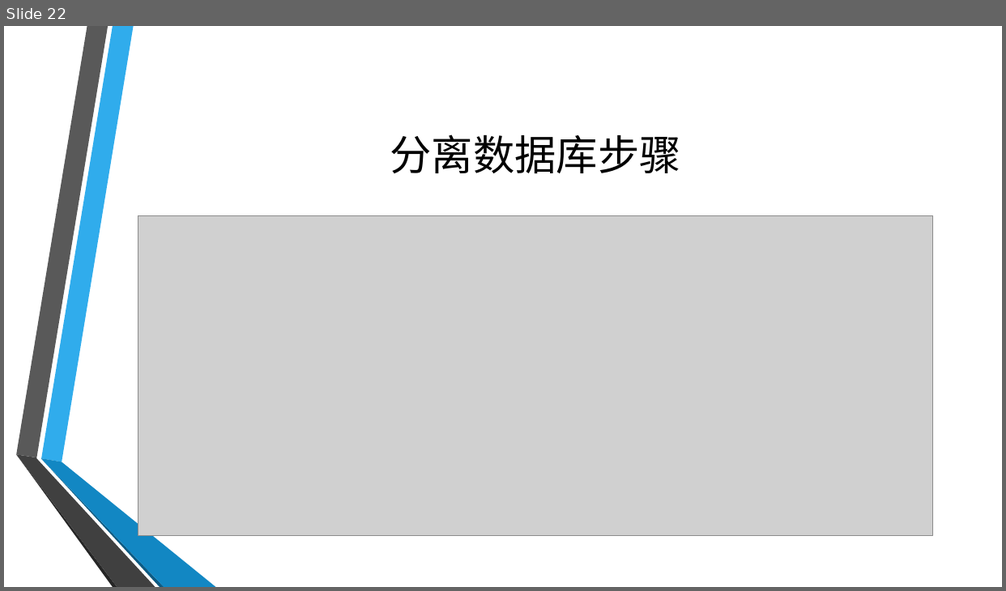
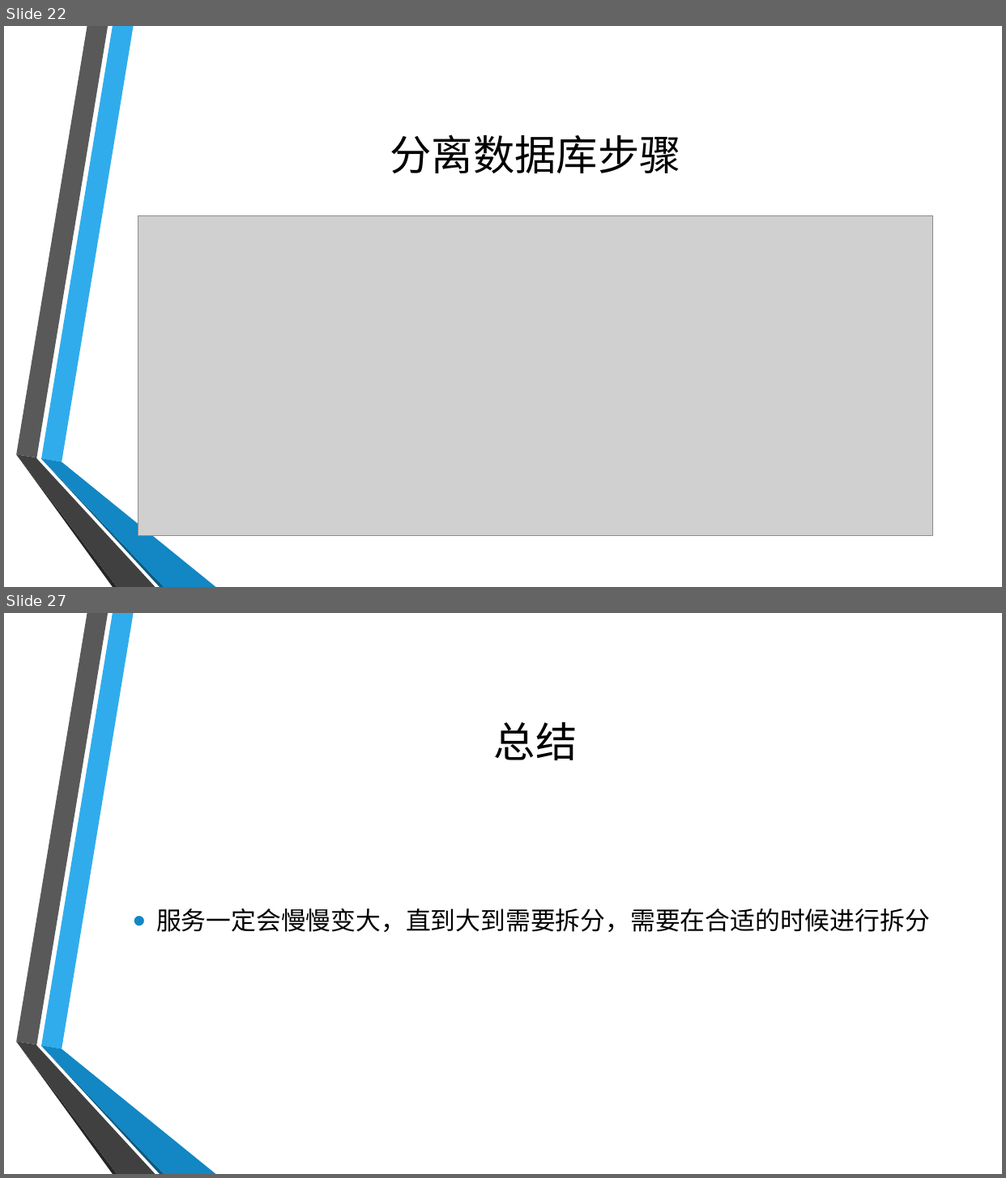
Before and after one commit to GloryXu/spring-cloud, a slide deck: Micro Service.pptx. Shown one above the other, each under a label of ours: slide 22 before the commit, slides 22 and 27 after it; the slides between them are not shown. The pictures are 1006x591 and 1006x1178 pixels, drawn with LibreOffice and Linux fonts; fonts in the diff are those of the drawing; grey boxes stand for pictures; background and template pictures are left out. Boxes give left, top, right and bottom in pixels: in the first picture for what was removed or moved away, otherwise in the second. Text is boxed around its words. In the diff, an @@ line names an element or a change of style, - is before the commit and + after.

Commit message:
上传微服务pptx

```diff
--- a/Micro Service.pptx
+++ b/Micro Service.pptx
@@ slide 27 added at (x1=4, y1=613, x2=1002, y2=1174), background picture (left out); not listed: 6 template elements that a slide beside it also shows @@
@@ title added at (x1=494, y1=722, x2=577, y2=760), 40 pt, text #000000 @@
+总结
@@ text added at (x1=156, y1=909, x2=930, y2=932), 24 pt, text #000000 @@
+• 服务一定会慢慢变大，直到大到需要拆分，需要在合适的时候进行拆分
```
Also in this commit, not shown: 1 slide changed, 3 other slides added.
